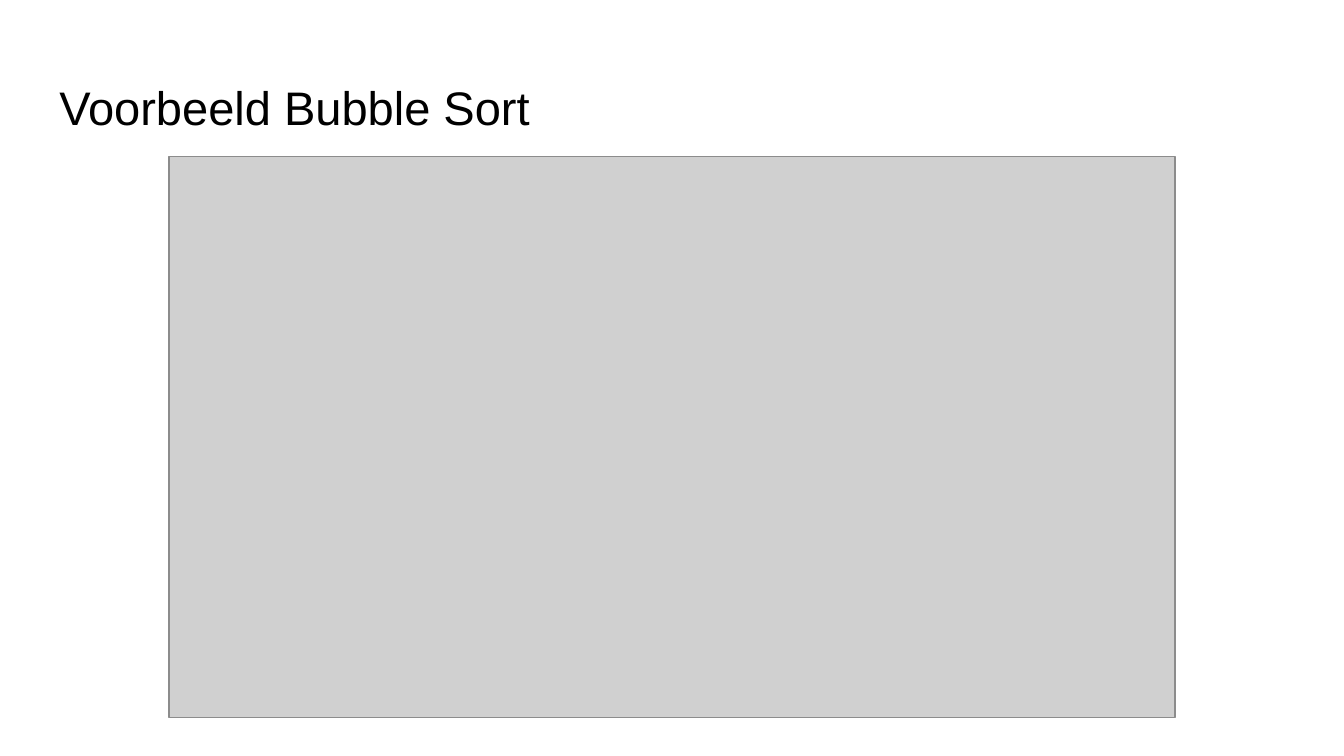
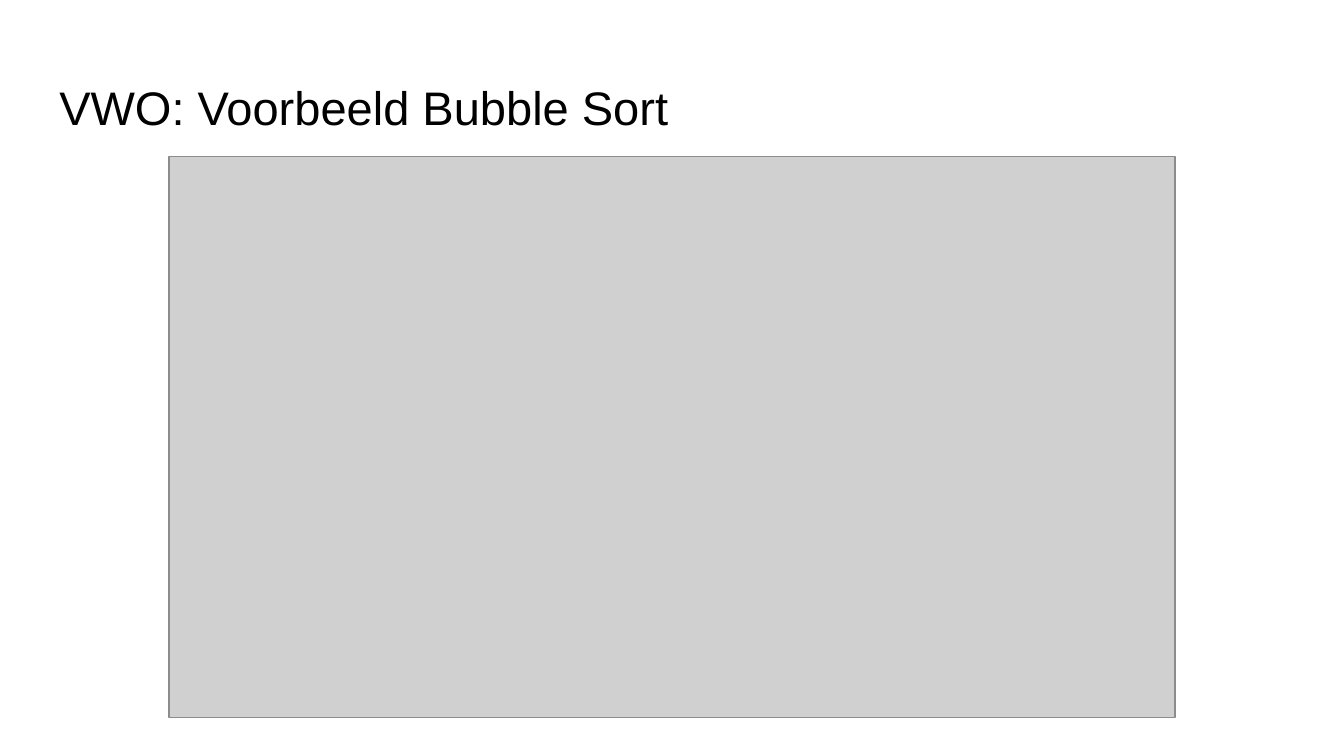
Before and after one commit to emmauscollege/emmauscollege.github.io, a slide deck: slide 11 of methode/static/theorie/algoritmen/T4.4.pptx. Drawn at 1344x756 pixels with LibreOffice and Linux fonts; fonts in the diff are those of the drawing; grey boxes stand for pictures. Boxes give left, top, right and bottom in pixels: in the first picture for what was removed or moved away, otherwise in the second. Text is boxed around its words. In the diff, an @@ line names an element or a change of style, - is before the commit and + after.

```diff
--- a/methode/static/theorie/algoritmen/T4.4.pptx
+++ b/methode/static/theorie/algoritmen/T4.4.pptx
@@ title at [59, 91, 668, 126]: text changed @@
-Voorbeeld Bubble Sort
+VWO: Voorbeeld Bubble Sort
```
Also in this commit, not shown: 5 other slides changed, 2 other files.
